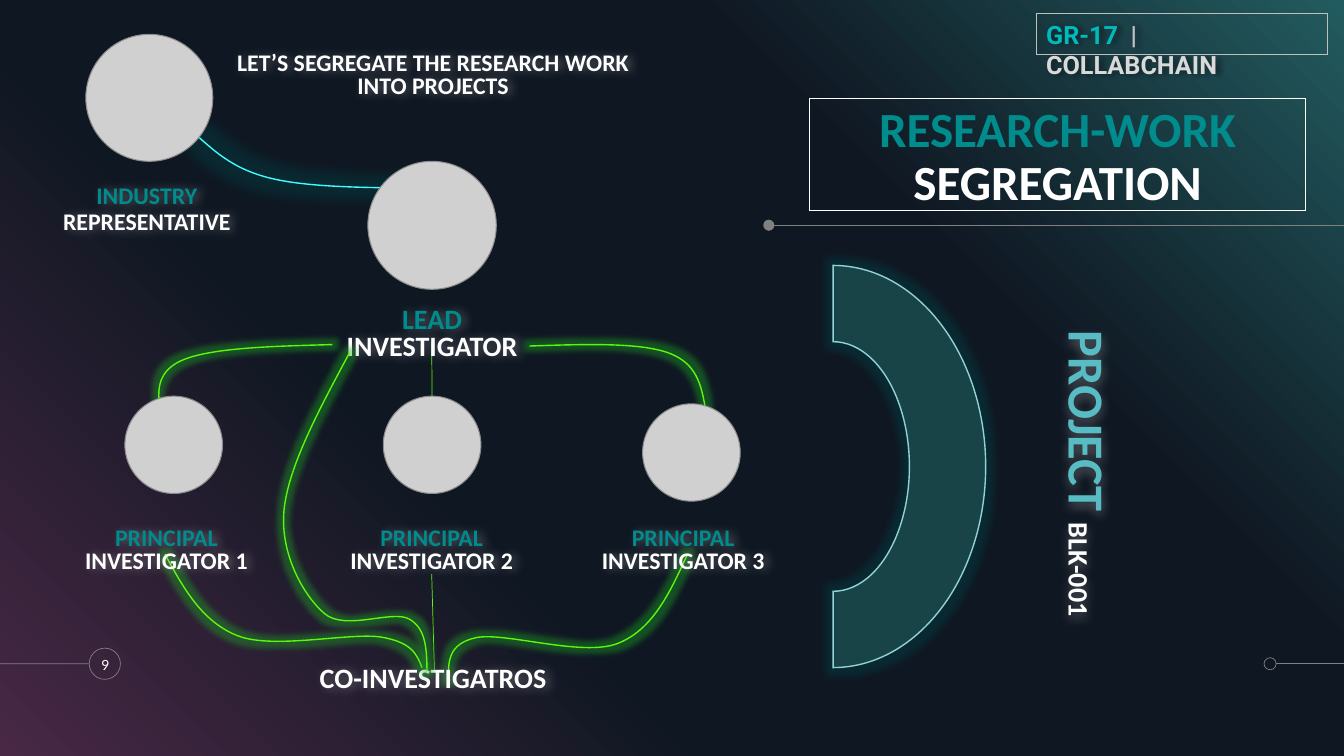
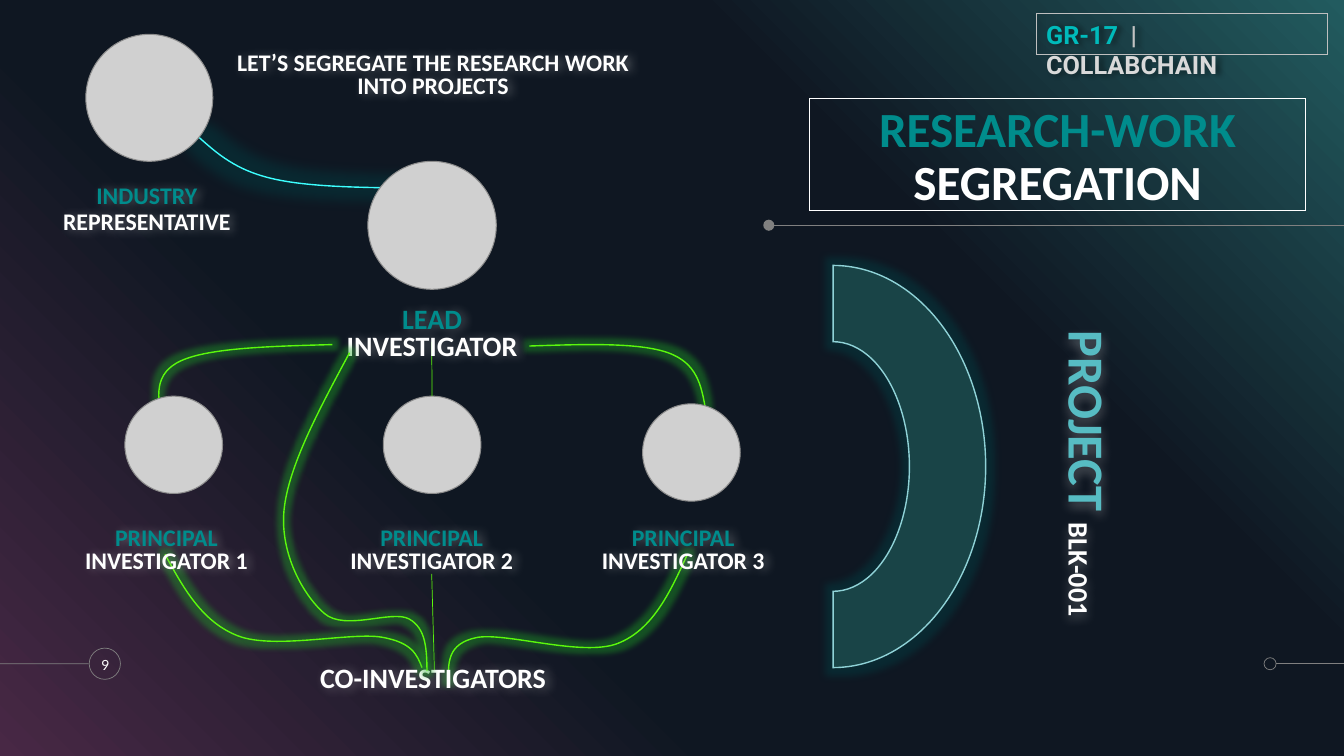
Before and after one commit to dhirajksharma/collabchain, a slide deck: slide 9 of Documents/Deliverables/SlideDeck/GR17_CC_Slide-deck.pptx. Drawn at 1344x756 pixels with LibreOffice and Linux fonts; fonts in the diff are those of the drawing; grey boxes stand for pictures. Boxes give left, top, right and bottom in pixels: in the first picture for what was removed or moved away, otherwise in the second. Text is boxed around its words. In the diff, an @@ line names an element or a change of style, - is before the commit and + after.

```diff
--- a/Documents/Deliverables/SlideDeck/GR17_CC_Slide-deck.pptx
+++ b/Documents/Deliverables/SlideDeck/GR17_CC_Slide-deck.pptx
@@ text at [320,665,546,688]: text changed @@
-CO-INVESTIGATROS
+CO-INVESTIGATORS
```
Also in this commit, not shown: 1 other slide changed.
